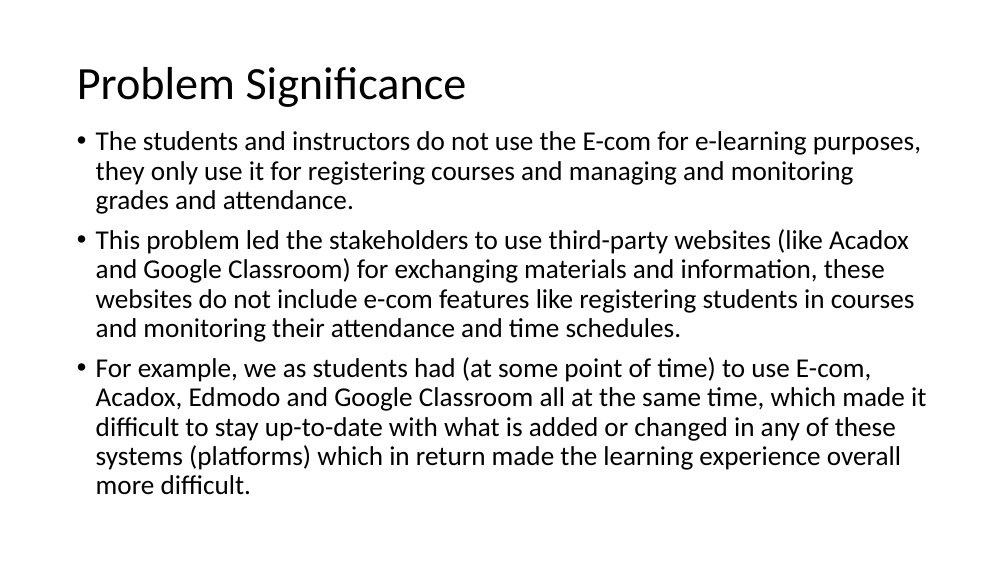
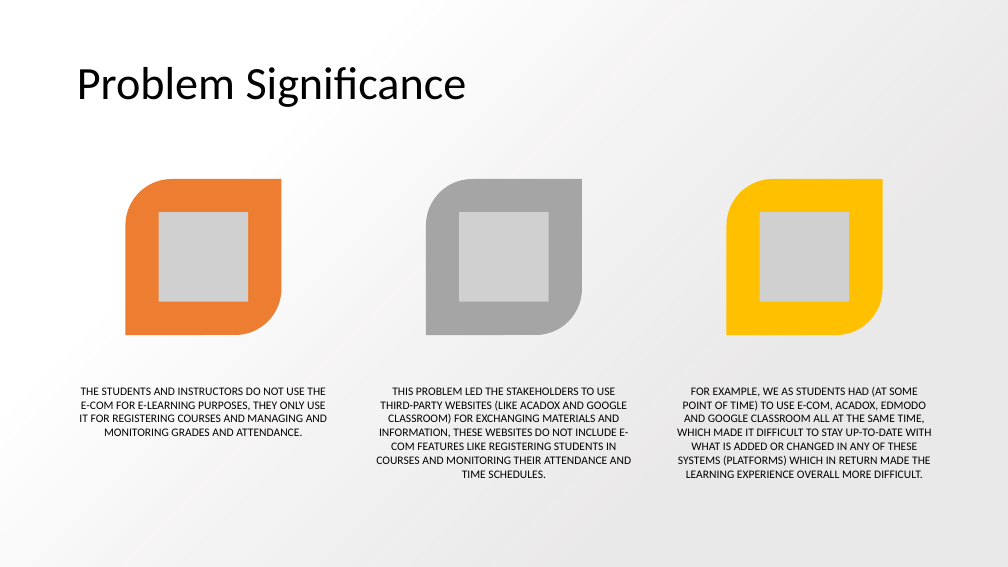
Before and after one commit to mounirsabry/Better_Ecom_GP, a slide deck: slide 3 of Discussions/Midyear_Discussion/presentation.pptx. Drawn at 1008x567 pixels with LibreOffice and Linux fonts; fonts in the diff are those of the drawing; grey boxes stand for pictures; background and template pictures are left out. Boxes give left, top, right and bottom in pixels: in the first picture for what was removed or moved away, otherwise in the second. Text is boxed around its words. In the diff, an @@ line names an element or a change of style, - is before the commit and + after.

Commit message:
Presentation Finished

```diff
--- a/Discussions/Midyear_Discussion/presentation.pptx
+++ b/Discussions/Midyear_Discussion/presentation.pptx
@@ rectangle added at (0, 0, 1008, 567), fill gradient #E7E6E6 to #FFFFFF @@
@@ text removed at (96, 131, 926, 495) @@
-• The students and instructors do not use the E-com for e-learning purposes, they only use it for registering courses and managing and monitoring grades and attendance.
-• This problem led the stakeholders to use third-party websites (like Acadox and Google Classroom) for exchanging materials and information, these websites do not include e-com features like registering students in courses and monitoring their attendance and time schedules.
-• For example, we as students had (at some point of time) to use E-com, Acadox, Edmodo and Google Classroom all at the same time, which made it difficult to stay up-to-date with what is added or changed in any of these systems (platforms) which in return made the learning experience overall more difficult.
@@ group added at (79, 179, 932, 478): 3 round diag rects, 3 pictures, 3 texts @@
+THE STUDENTS AND INSTRUCTORS DO NOT USE THE E-COM FOR E-LEARNING PURPOSES, THEY ONLY USE IT FOR REGISTERING COURSES AND MANAGING AND MONITORING GRADES AND ATTENDANCE.
+THIS PROBLEM LED THE STAKEHOLDERS TO USE THIRD-PARTY WEBSITES (LIKE ACADOX AND GOOGLE CLASSROOM) FOR EXCHANGING MATERIALS AND INFORMATION, THESE WEBSITES DO NOT INCLUDE E-COM FEATURES LIKE REGISTERING STUDENTS IN COURSES AND MONITORING THEIR ATTENDANCE AND TIME SCHEDULES.
+FOR EXAMPLE, WE AS STUDENTS HAD (AT SOME POINT OF TIME) TO USE E-COM, ACADOX, EDMODO AND GOOGLE CLASSROOM ALL AT THE SAME TIME, WHICH MADE IT DIFFICULT TO STAY UP-TO-DATE WITH WHAT IS ADDED OR CHANGED IN ANY OF THESE SYSTEMS (PLATFORMS) WHICH IN RETURN MADE THE LEARNING EXPERIENCE OVERALL MORE DIFFICULT.
```
Also in this commit, not shown: 9 other slides changed, 3 slides added, 2 slides removed, 2 other files.
